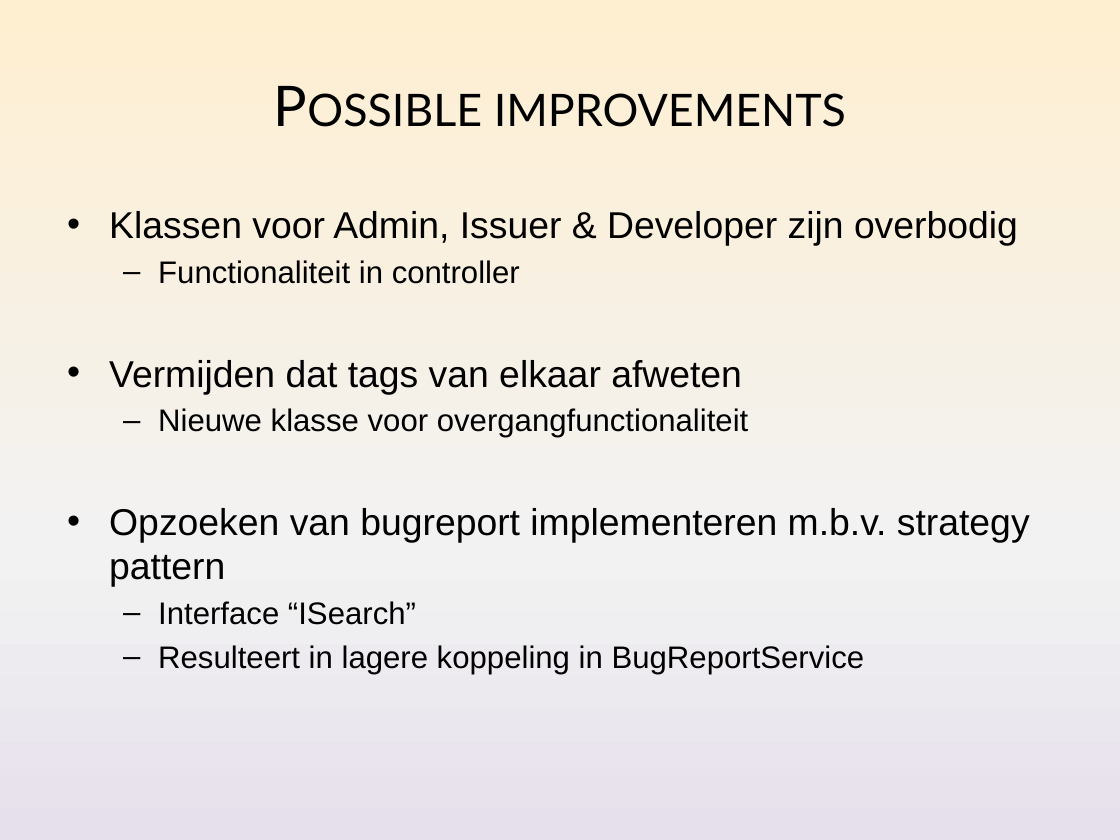
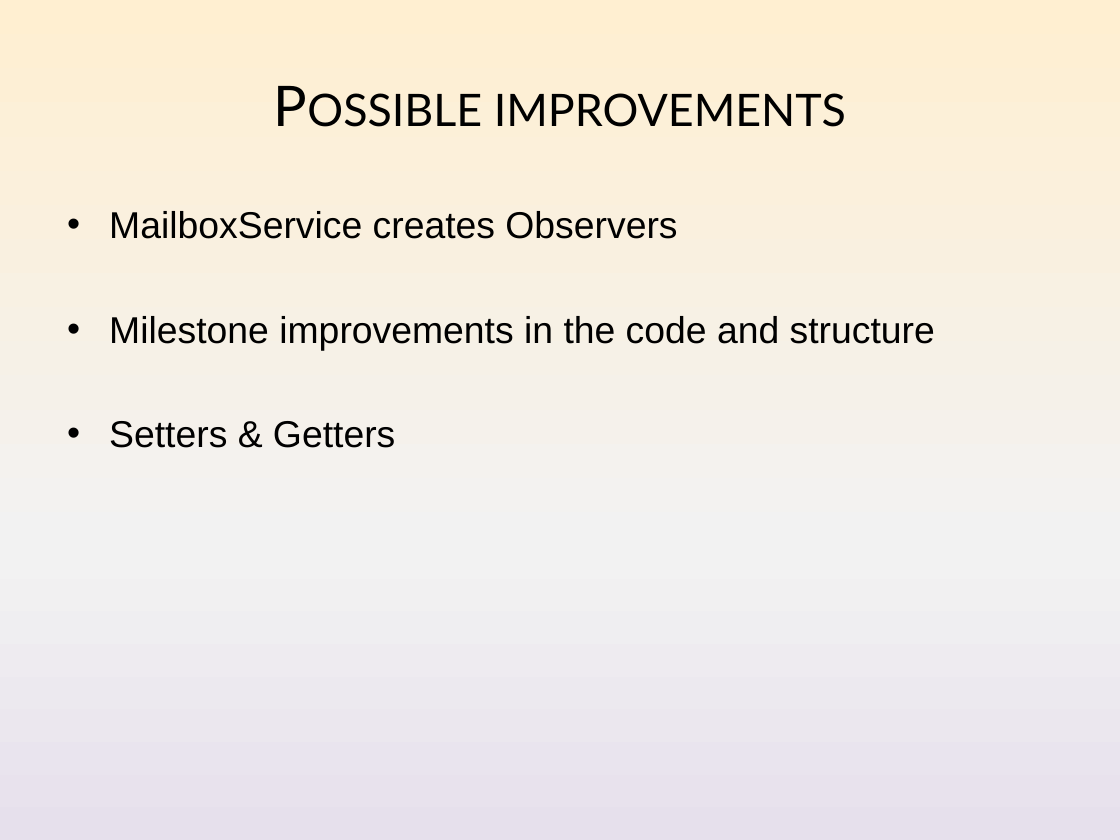
Before and after one commit to Nickelium/Software-Development, a slide deck: slide 10 of Presentaties/Iteratie 2/SWOP Presentatie 2 Inhoud.pptx. Drawn at 1120x840 pixels with LibreOffice and Linux fonts; fonts in the diff are those of the drawing. Boxes give left, top, right and bottom in pixels: in the first picture for what was removed or moved away, otherwise in the second. Text is boxed around its words. In the diff, an @@ line names an element or a change of style, - is before the commit and + after.

```diff
--- a/Presentaties/Iteratie 2/SWOP Presentatie 2 Inhoud.pptx
+++ b/Presentaties/Iteratie 2/SWOP Presentatie 2 Inhoud.pptx
@@ text at <box>109,211,935,448</box>: text changed @@
-• Klassen voor Admin, Issuer & Developer zijn overbodig
-  – Functionaliteit in controller
-• Vermijden dat tags van elkaar afweten
-  – Nieuwe klasse voor overgangfunctionaliteit
-• Opzoeken van bugreport implementeren m.b.v. strategy pattern
-  – Interface “ISearch”
-  – Resulteert in lagere koppeling in BugReportService
+• MailboxService creates Observers
+• Milestone improvements in the code and structure
+• Setters & Getters
```
Also in this commit, not shown: 3 other slides changed.
